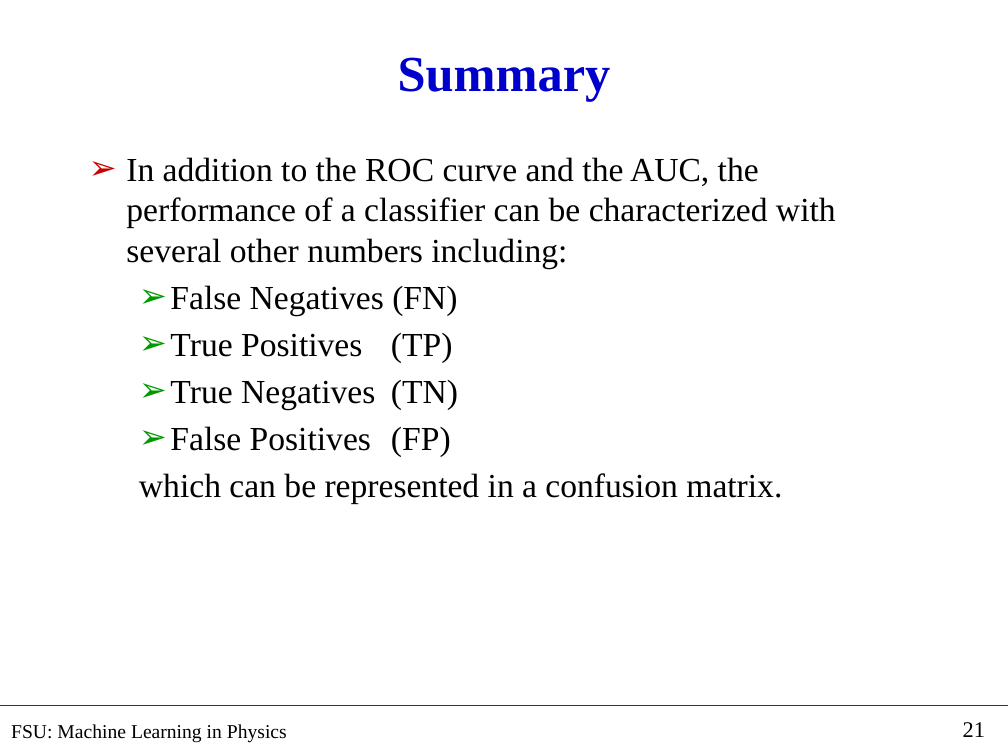
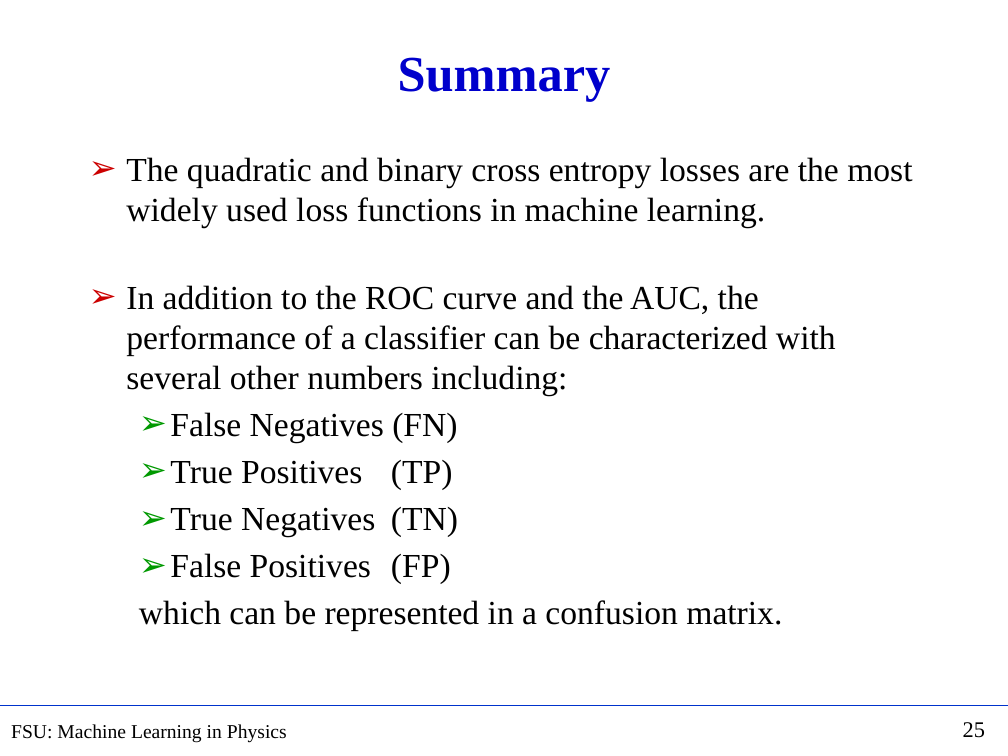
Before and after one commit to hbprosper/mlinphysics, a slide deck: slide 25 of Lectures/01.Foundations/Lecture03.pptx (slide 21 before the commit). Drawn at 1008x756 pixels with LibreOffice and Linux fonts; fonts in the diff are those of the drawing. Boxes give left, top, right and bottom in pixels: in the first picture for what was removed or moved away, otherwise in the second. Text is boxed around its words. In the diff, an @@ line names an element or a change of style, - is before the commit and + after.

Commit message:
improve lectures 2 and 3

```diff
--- a/Lectures/01.Foundations/Lecture03.pptx
+++ b/Lectures/01.Foundations/Lecture03.pptx
@@ text at (126,157,912,228): paragraph added @@
+➢ The quadratic and binary cross entropy losses are the most widely used loss functions in machine learning.
@@ page number at (963,722,985,738): text changed @@
-21
+25
```
Also in this commit, not shown: 2 other slides changed, 8 slides added, 4 slides removed, 5 other files.
